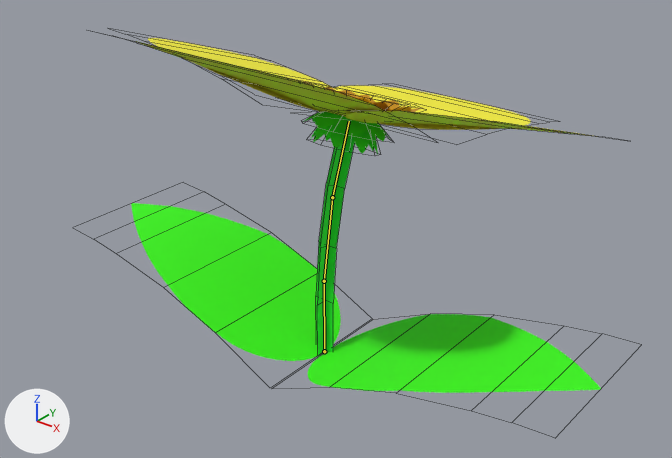
Before and after pictures for a commit that changed the Blender file Assets/Models/flowerA_0.blend.
The view is the same before and after, from a camera (50 mm lens) standing at (4.26, -5.17, 4.4) and looking at (0.09, 0.04, 1.17). The axes (+X, +Y, +Z) are drawn at lower left. The lights are the same throughout. Both versions are drawn at the pose saved in each file; the numbers are the values there. The bones that bend it are drawn over the model as lines. Mesh edges are drawn as thin lines.

Names of what the first picture shows: 'Base Leaf A', 'Base Leaf B', 'Stem and Petals'.
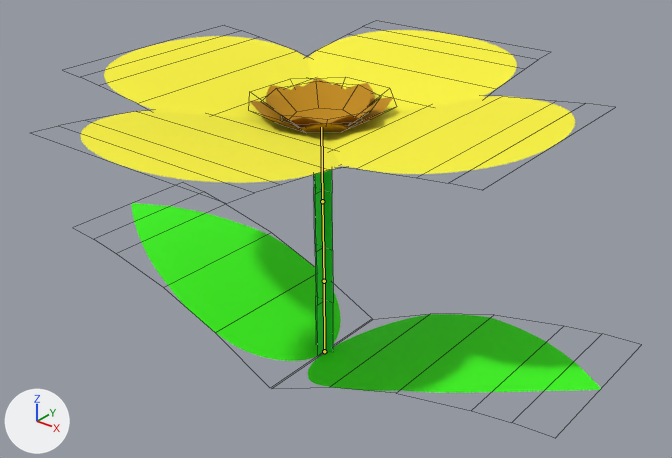
Location of each change, [x1, y1, x2, y2] in pixels of the pictures (672 x 458 px):
'Stem and Petals', posed (8% wider): before [136, 38, 592, 356]; after [81, 30, 575, 356]
bone 'Bone.001', root to tip: before (324, 281) to (332, 197); after (324, 281) to (322, 201)
bone 'Bone.002', root to tip: before (332, 197) to (349, 121); after (322, 201) to (321, 127)

The change, as a diff of the scene's bpy script:
```diff
--- a/Assets/Models/flowerA_0.blend.py
+++ b/Assets/Models/flowerA_0.blend.py
@@ bone_bone_001 @@
 bone_bone_001 = bpy.data.objects['Stem and Petals.001'].pose.bones['Bone.001']  # child of 'Bone'
-bone_bone_001.rotation_quaternion = (0.997, -0.078, 0.0, 0.0)  # degrees (-9, 0, 0)
+bone_bone_001.rotation_quaternion = (1.0, 0.009, 0.0, 0.0)  # degrees (1, 0, 0)
@@ bone_bone_002 @@
 bone_bone_002 = bpy.data.objects['Stem and Petals.001'].pose.bones['Bone.002']  # child of 'Bone.001'
-bone_bone_002.rotation_quaternion = (0.996, -0.092, 0.0, 0.0)  # degrees (-11, 0, 0)
+bone_bone_002.rotation_quaternion = (1.0, -0.005, 0.0, 0.0)  # degrees (-1, 0, 0)
```
